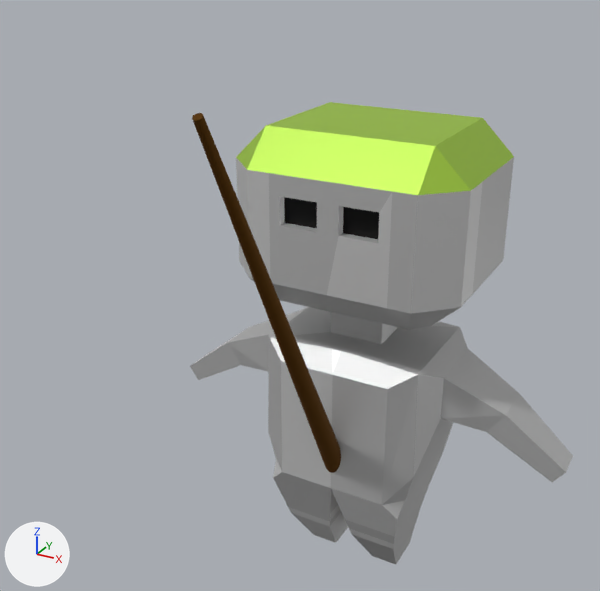
An edit to the Blender file gfx_src/3D_models/robot.blend, drawn before and after from the same camera.
Camera for both pictures: a 50 mm camera at (1.04, -2.36, 2.06) aimed at (-0.08, -0.32, 1.04). The lights are fixed; the arrows at lower left show +X, +Y and +Z.

The older version as bpy lines, for what is in view:
```python
me_cube_019 = bpy.data.meshes.new('Cube.019')
me_cube_019.from_pydata(...)  # 188 vertices, 178 faces; spans x -0.72..0.72, y -0.35..0.3, z -0.12..1.51
me_cube_019.materials.append(mat_material_001)  # picture img_lowpoly_tex_png_001
ob_fishingrot = bpy.data.objects.new('FishingRot', None)
ob_fishingrot.location = (0.0, 0.0, 0.0)
ob_fishingrot.instance_type = 'COLLECTION'
ob_fishingrot.instance_collection = col_fishingrot
ob_robotmesh = bpy.data.objects.new('RobotMesh', me_cube_019)
ob_robotmesh.location = (0.0, 0.0, 0.0)
ob_robotmesh.rotation_euler = (0.0, 0.0, -3.142)  # degrees (0, 0, -180)
```
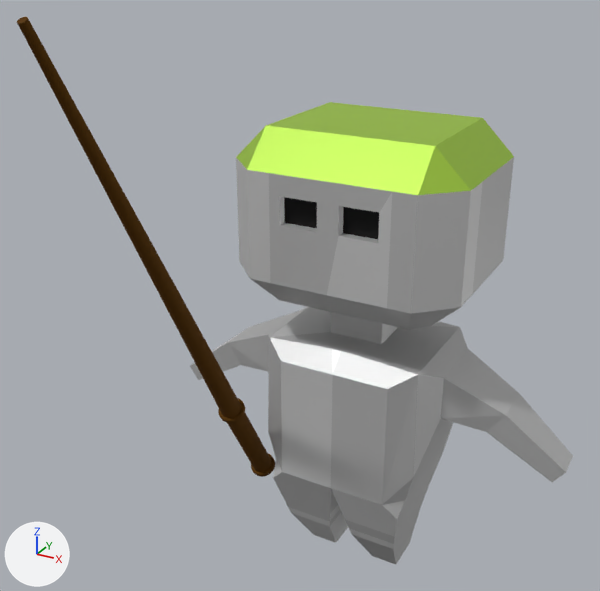
Where the newer file only moved an object's origin or applied its transform, the numbers keep the older frame.

Location of each change, [x1, y1, x2, y2] in pixels of the pictures (600 x 591 px):
'FishingRot', mesh moved
    before: [192, 113, 341, 473]
    after: [17, 17, 275, 477]

The change, as a list of edits to the scene's bpy script:
```text
Change me_cylinder_001:
    where me_cylinder_001.from_pydata(...)  # 416 vertices, 386 faces; spans x -0.24..0.25, y -5.08..0.21, z -0.11..9.06
    used by ob_fishingrot_001; location = (0.0, 0.0, 0.0); scale = (0.189, 0.189, 0.189)
    me_cylinder_001 part 1: the whole mesh is moved by (-1.91, -0.53, 0.97)
```
